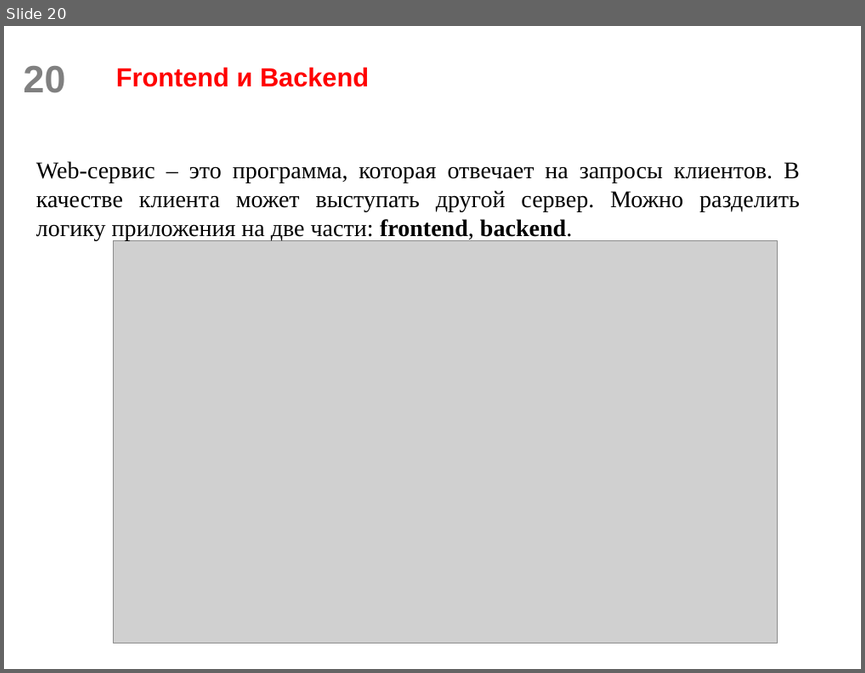
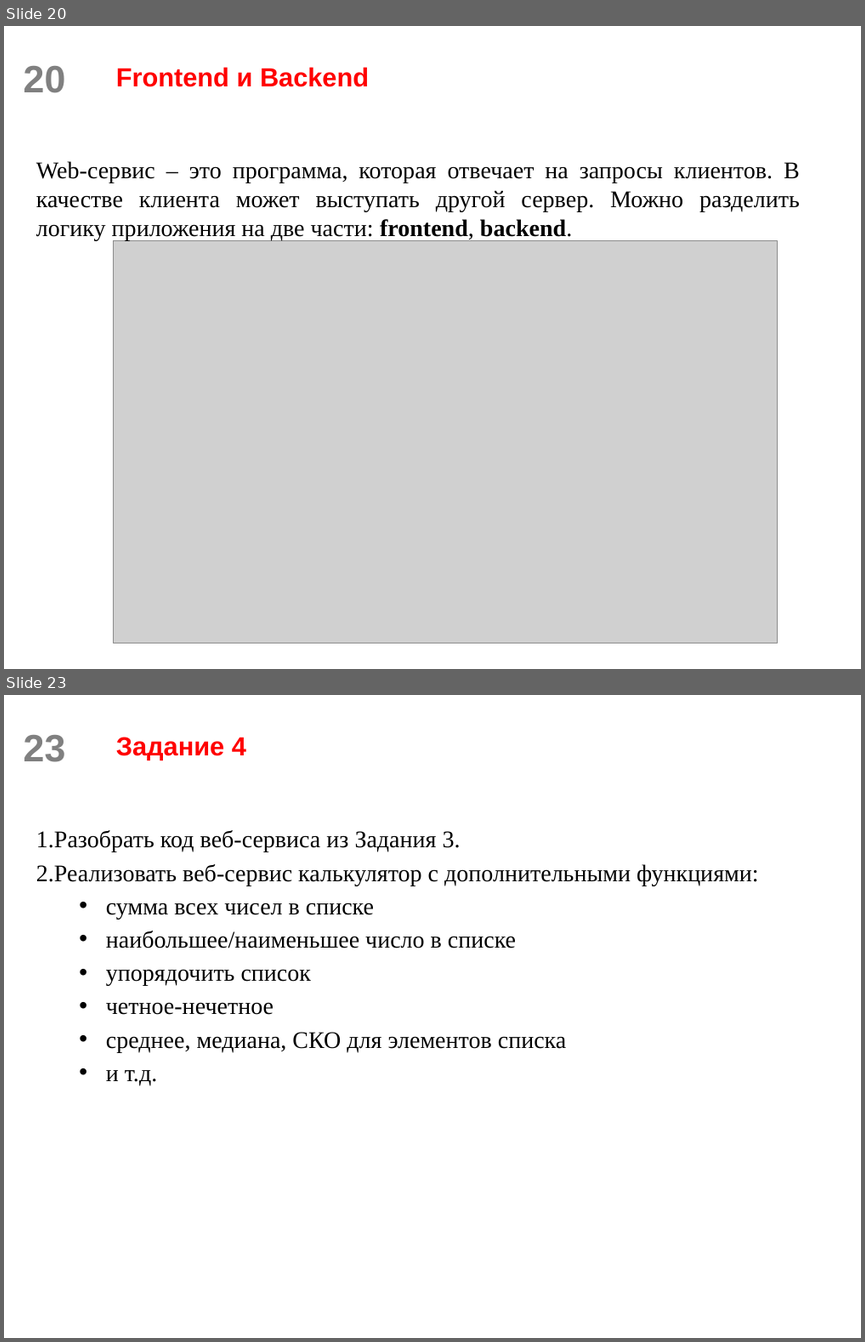
Before and after one commit to scareme/web_flask, a slide deck: Разработка веб-сервисов.pptx. Shown one above the other, each under a label of ours: slide 20 before the commit, slides 20 and 23 after it; the slides between them are not shown. The pictures are 865x673 and 865x1342 pixels, drawn with LibreOffice and Linux fonts; fonts in the diff are those of the drawing; grey boxes stand for pictures; background and template pictures are left out. Boxes give left, top, right and bottom in pixels: in the first picture for what was removed or moved away, otherwise in the second. Text is boxed around its words. In the diff, an @@ line names an element or a change of style, - is before the commit and + after.

```diff
--- a/Разработка веб-сервисов.pptx
+++ b/Разработка веб-сервисов.pptx
@@ slide 23 added at <box>4,695,861,1338</box>, background picture (left out); not listed: 1 template element that a slide beside it also shows @@
@@ title added at <box>116,737,246,760</box>, 22 pt, text #FF0000, bold @@
+Задание 4
@@ text added at <box>36,830,759,1085</box>, 20 pt, text #000000 @@
+1. Разобрать код веб-сервиса из Задания 3.
+2. Реализовать веб-сервис калькулятор с дополнительными функциями:
+  • сумма всех чисел в списке
+  • наибольшее/наименьшее число в списке
+  • упорядочить список
+  • четное-нечетное
+  • среднее, медиана, СКО для элементов списка
+  • и т.д.
```
Also in this commit, not shown: 2 slides changed, 1 other slide added, 7 other files.
